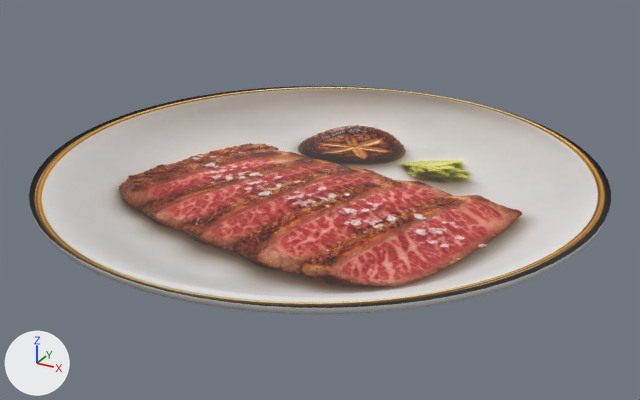
One commit to the glTF model public/demo/wagyu-a5.glb: the scene before it, then after it.
Rendered twice from a camera (50 mm lens) standing at (0.193, -0.351, 0.182) and looking at (0.002, -0.004, 0.009). Every picture has the same lights, and +X, +Y and +Z are marked at lower left. The first picture is the older version. Where no turn or scale is listed for an object, it has been applied to the vertices. Vertices at exactly the same position are counted once.

Before the edit, the objects in view are built like this:
```python
mat_material_0 = principled_material('Material_0')
mat_material_0.texture = img_image_0
mat_material_0.roughness = 0.55
me_mesh_0 = bpy.data.meshes.new('Mesh_0')
me_mesh_0.from_pydata(...)  # 1973 vertices, 3888 faces; spans x -0.135..0.135, y -0.135..0.135, z 0.0..0.025
# faces by material slot: [3384, 504]
me_mesh_0.materials.append(mat_material_0)  # picture img_image_0
me_mesh_0.materials.append(mat_material_1)  # white #faf9f6
ob_dish = bpy.data.objects.new('dish', me_mesh_0)
ob_dish.location = (0.0, 0.0, 0.0)
```
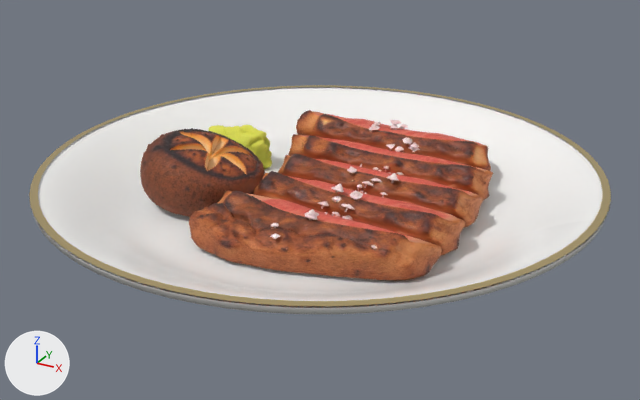
What the commit changed:
Picture 'ORM_3a1ef5d2-25b7-48d7-b00e-4edd35edd81b' (img_orm_3a1ef5d2_25b7_48d7_b00e_4edd35edd81b) is new.
Picture 'NormalGL_3a1ef5d2-25b7-48d7-b00e-4edd35edd81b' (img_normalgl_3a1ef5d2_25b7_48d7_b00e_4edd35edd81b) is new.
Picture 'Color_3a1ef5d2-25b7-48d7-b00e-4edd35edd81b' (img_color_3a1ef5d2_25b7_48d7_b00e_4edd35edd81b) is new.
In material 'Material_0' (mat_material_0), texture is no longer img_image_0.
In material 'Material_0' (mat_material_0), base_color is now set to (0.97, 0.96, 0.94), white #fcfaf8.
In material 'Material_0' (mat_material_0), roughness goes from 0.55 to 0.22.
Material 'Material_2' (mat_material_2) is new.
Its base color is (0.83, 0.66, 0.33) (beige #ebd49b).
Its metallic is 1.0.
Its roughness is 0.3.
Material 'tripo_material_3a1ef5d2-25b7-48d7-b00e-4edd35edd81b' (mat_tripo_material_3a1ef5d2_25b7_48d7_b00e_4edd35edd81b) is new.
Uses the picture img_color_3a1ef5d2_25b7_48d7_b00e_4edd35edd81b.
Uses the picture img_normalgl_3a1ef5d2_25b7_48d7_b00e_4edd35edd81b.
Uses the picture img_orm_3a1ef5d2_25b7_48d7_b00e_4edd35edd81b.
me_mesh_0 is used by ob_dish; location (0.0, 0.0, 0.0).
me_mesh_0 had 1973 vertices, 3888 faces and spanned x -0.135..0.135, y -0.135..0.135, z 0.0..0.025.
me_mesh_0 now has 2119 vertices, 4032 faces and spans x -0.135..0.135, y -0.135..0.135, z 0.0..0.025.
me_mesh_0 part 1: a new loose piece of 146 vertices spanning x -0.135..0.135, y -0.135..0.135, z 0.025, in mat_material_2 (beige #ebd49b).
me_mesh_0 part 2: 803 vertices moved from x -0.068..0.068, y -0.068..0.068, z 0.008..0.014 to x -0.068..0.068, y -0.068..0.068, z 0.007; 1 vertex removed from x 0.0, y 0.0, z 0.014; 1 vertex added at x 0.0, y 0.0, z 0.007.
me_mesh_0 gains material mat_material_2 (beige #ebd49b).
Mesh me_tripo_mesh_3a1ef5d2_25b7_48d7_b00e_4edd35edd81b is new.
It has 19993 vertices, 39999 faces and spans x -0.081..0.081, y -0.084..0.084, z -0.017..0.017.
It uses material mat_tripo_material_3a1ef5d2_25b7_48d7_b00e_4edd35edd81b.
Object 'tripo_node_3a1ef5d2-25b7-48d7-b00e-4edd35edd81b' (ob_tripo_node_3a1ef5d2_25b7_48d7_b00e_4edd35edd81b) is new; it shows me_tripo_mesh_3a1ef5d2_25b7_48d7_b00e_4edd35edd81b.
Its location is (0.0, 0.0, 0.0233).

Location of each change, (x1, y1, x2, y2) in pixels of the pictures (640 x 400 px; the box of a moved part takes in the faces that stretch with it):
'dish', surface changed, reshaped (grey to white): before (29, 86, 611, 314); after (29, 85, 611, 314)
'tripo_node_3a1ef5d2-25b7-48d7-b00e-4edd35edd81b', added (brown): after (140, 110, 493, 281)
part 1 of me_mesh_0, added: after (30, 85, 611, 306)
part 2 of me_mesh_0, moved or reshaped (mostly hidden afterwards): before (168, 146, 473, 269); after (168, 147, 464, 242)
